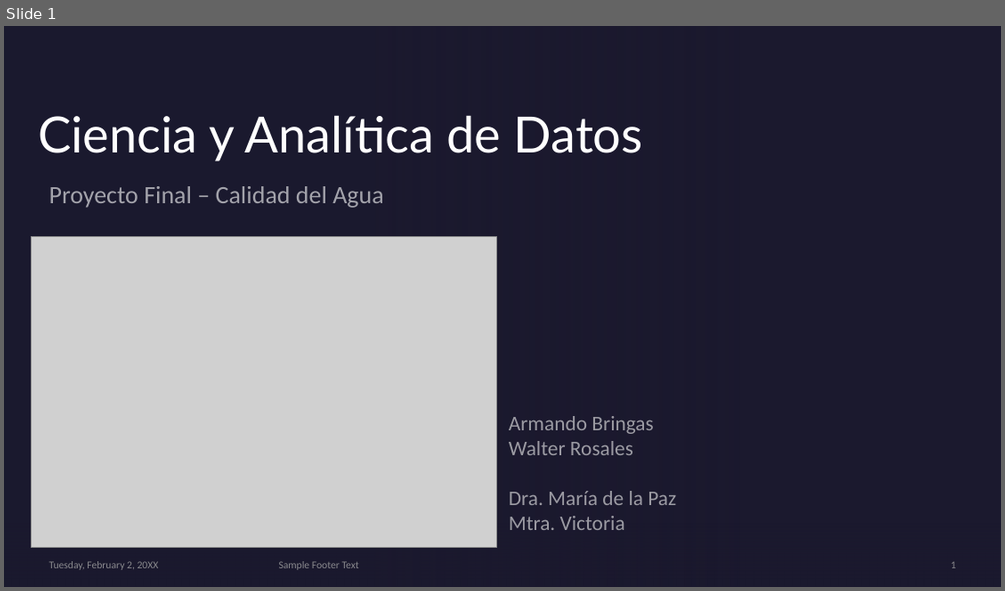
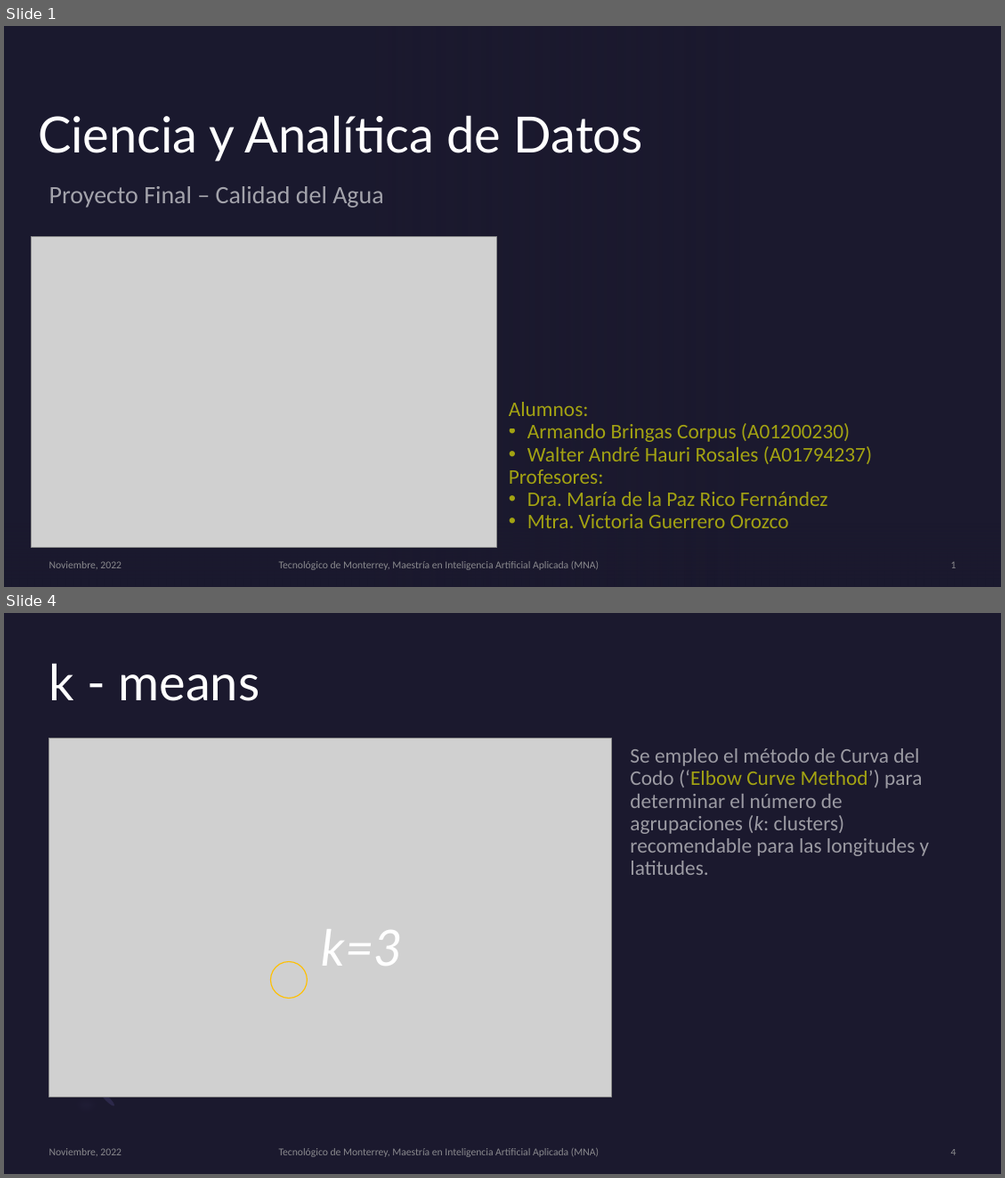
Before and after one commit to PosgradoMNA/actividades-del-projecto-Equipo-100-Oraculos-de-Delfos, a slide deck: Proyecto_Final/Presentación_Final.pptx. Shown one above the other, each under a label of ours: slide 1 before the commit, slides 1 and 4 after it; the slides between them are not shown. The pictures are 1005x591 and 1005x1178 pixels, drawn with LibreOffice and Linux fonts; fonts in the diff are those of the drawing; grey boxes stand for pictures; background and template pictures are left out. Boxes give left, top, right and bottom in pixels: in the first picture for what was removed or moved away, otherwise in the second. Text is boxed around its words. In the diff, an @@ line names an element or a change of style, - is before the commit and + after.

```diff
--- a/Proyecto_Final/Presentación_Final.pptx
+++ b/Proyecto_Final/Presentación_Final.pptx
@@ slide 4 added at (4, 613, 1001, 1174), background #1B192E @@
@@ title added at (49, 663, 259, 701), 48 pt, text #FFFFFF @@
+k - means
@@ picture added at (48, 738, 611, 1096) @@
@@ text added at (630, 748, 930, 875), 20 pt, text #F2F2F2 at 60% opacity @@
+Se empleo el método de Curva del Codo (‘Elbow Curve Method’) para determinar el número de agrupaciones (k: clusters) recomendable para las longitudes y latitudes.
@@ text added at (322, 929, 403, 965), 48 pt, text #FFFFFF, italic @@
+k=3
@@ ellipse added at (271, 962, 307, 998), outline #FFC000 1 pt @@
@@ freeform shape added at (33, 1048, 117, 1132), fill #7771B2 at 20% opacity @@
@@ ellipse added at (98, 1091, 115, 1108), fill #2C284A @@
@@ text added at (49, 1148, 121, 1156), 10 pt, text #A6A6A6 at 80% opacity @@
+Noviembre, 2022
@@ text added at (279, 1148, 599, 1157), 10 pt, text #A6A6A6 at 80% opacity @@
+Tecnológico de Monterrey, Maestría en Inteligencia Artificial Aplicada (MNA)
@@ page number added at (951, 1149, 956, 1155), 10 pt, text #A6A6A6 at 80% opacity @@
+4
@@ slide 1 changed as well @@
@@ text at (509, 402, 872, 528): text changed; text colour #F2F2F2 at 60% opacity to #FFFF00 at 60% opacity @@
-Armando Bringas
-Walter Rosales
-Dra. María de la Paz
-Mtra. Victoria
+Alumnos:
+• Armando Bringas Corpus (A01200230)
+• Walter André Hauri Rosales (A01794237)
+Profesores:
+• Dra. María de la Paz Rico Fernández
+• Mtra. Victoria Guerrero Orozco
@@ text at (49, 561, 121, 569): text changed @@
-Tuesday, February 2, 20XX
+Noviembre, 2022
@@ text at (279, 561, 599, 570): text changed @@
-Sample Footer Text
+Tecnológico de Monterrey, Maestría en Inteligencia Artificial Aplicada (MNA)
```
Also in this commit, not shown: 1 other slide changed, 8 other slides added, 9 slides removed, 6 other files.
